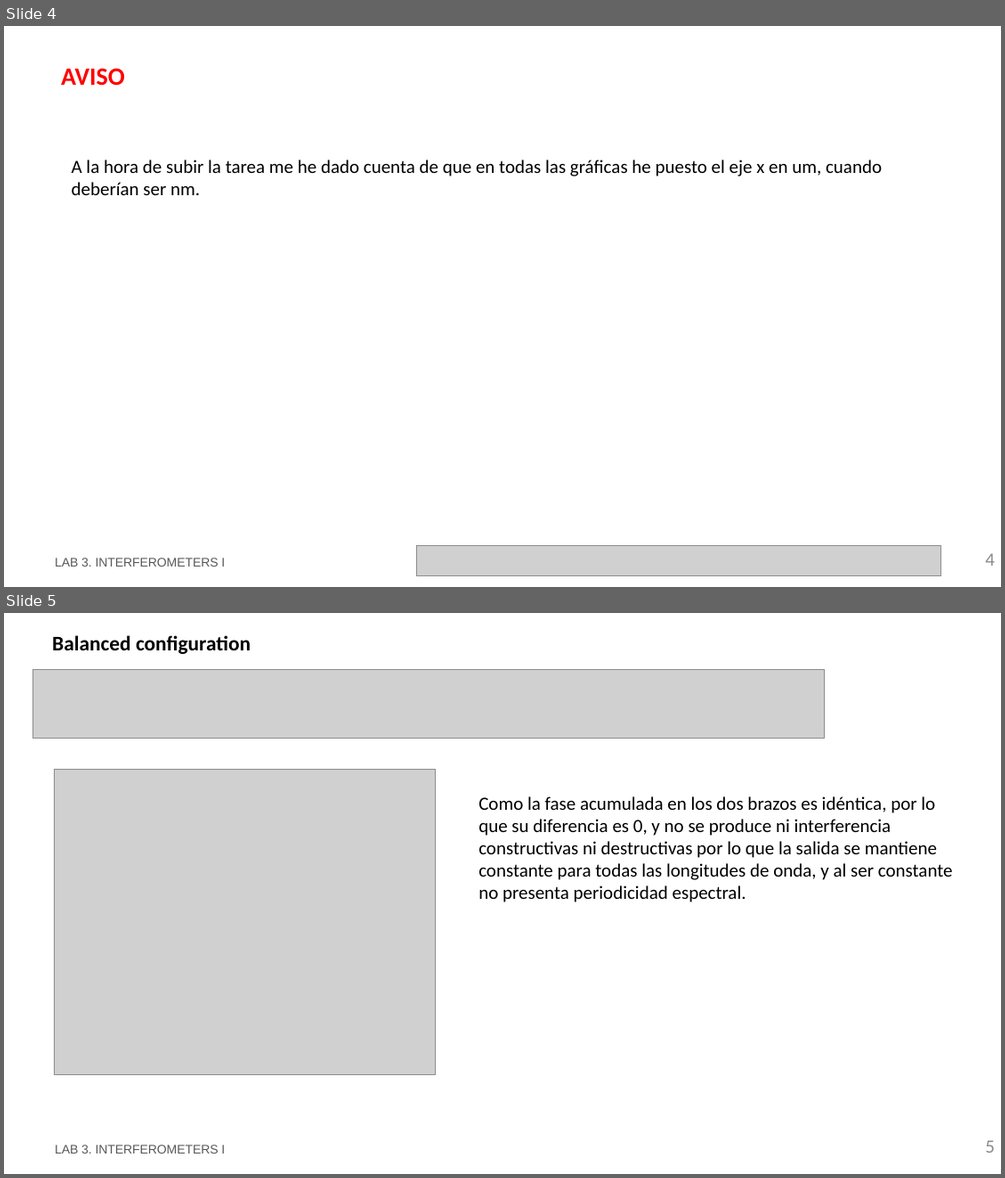
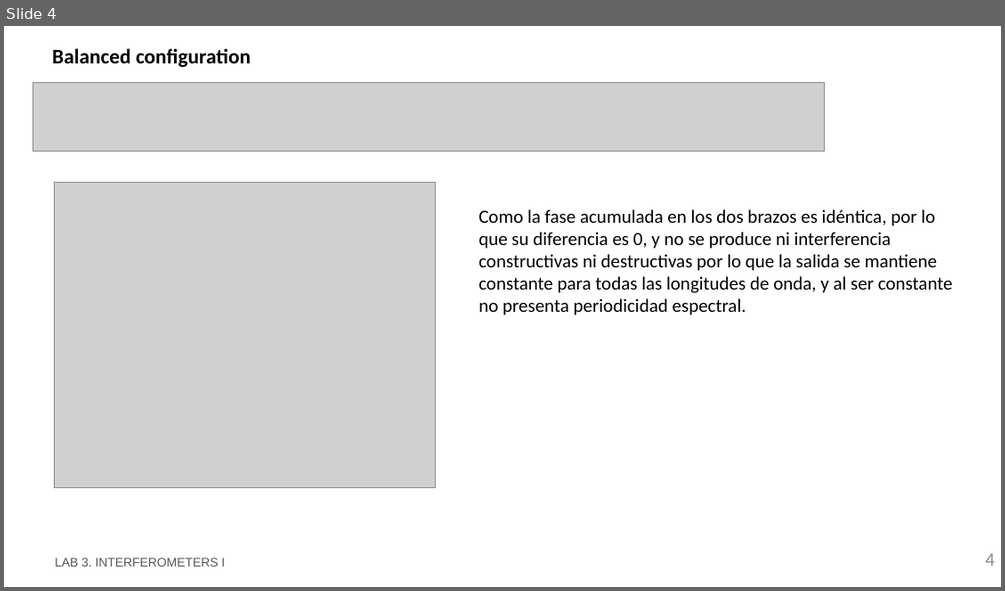
Before and after one commit to RobertoFernandezSevilla/pic-upv-lab3, a slide deck: LabBook_3.pptx. Shown one above the other, each under a label of ours: slides 4 and 5 before the commit, slide 4 after it. The pictures are 1005x1178 and 1005x591 pixels, drawn with LibreOffice and Linux fonts; fonts in the diff are those of the drawing; grey boxes stand for pictures; background and template pictures are left out. Boxes give left, top, right and bottom in pixels: in the first picture for what was removed or moved away, otherwise in the second. Text is boxed around its words. In the diff, an @@ line names an element or a change of style, - is before the commit and + after.

```diff
--- a/LabBook_3.pptx
+++ b/LabBook_3.pptx
@@ slide 4 removed at box(4, 26, 1001, 587), background #FFFFFF @@
@@ title removed at box(61, 68, 125, 85) @@
-AVISO
@@ text removed at box(72, 160, 882, 195) @@
-A la hora de subir la tarea me he dado cuenta de que en todas las gráficas he puesto el eje x en um, cuando deberían ser nm.
@@ text removed at box(55, 557, 225, 566) @@
-LAB 3. INTERFEROMETERS I
@@ picture removed at box(417, 546, 941, 576) @@
@@ page number removed at box(985, 553, 995, 565) @@
-4
@@ what was slide 5 is now slide 4 @@
@@ page number at box(985, 553, 995, 565): text changed @@
-5
+4
```
Also in this commit, not shown: 1 other file.
